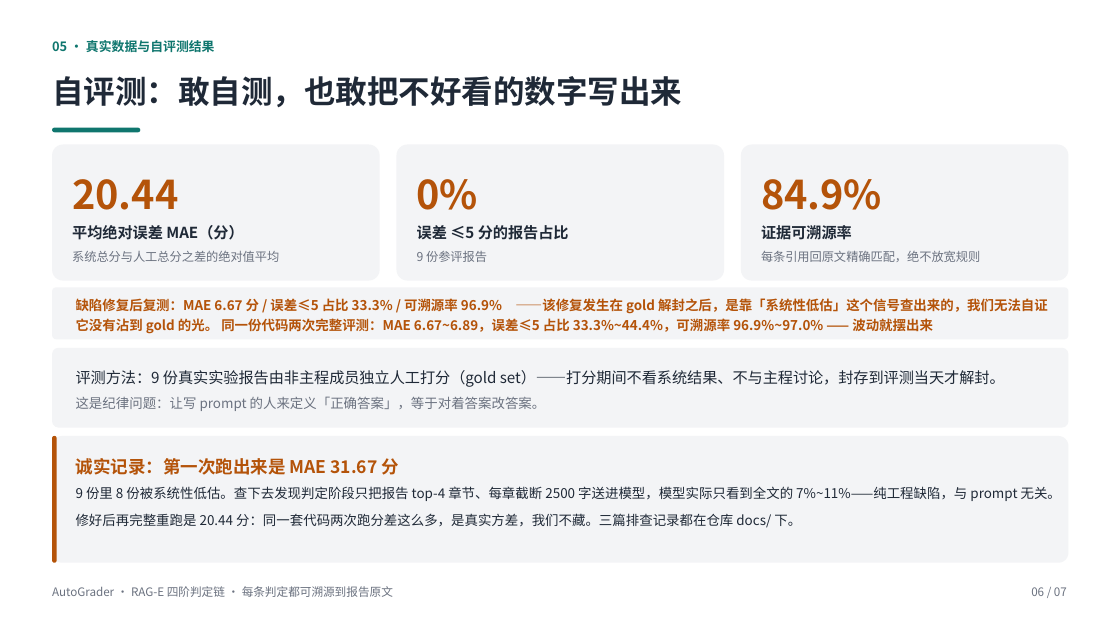
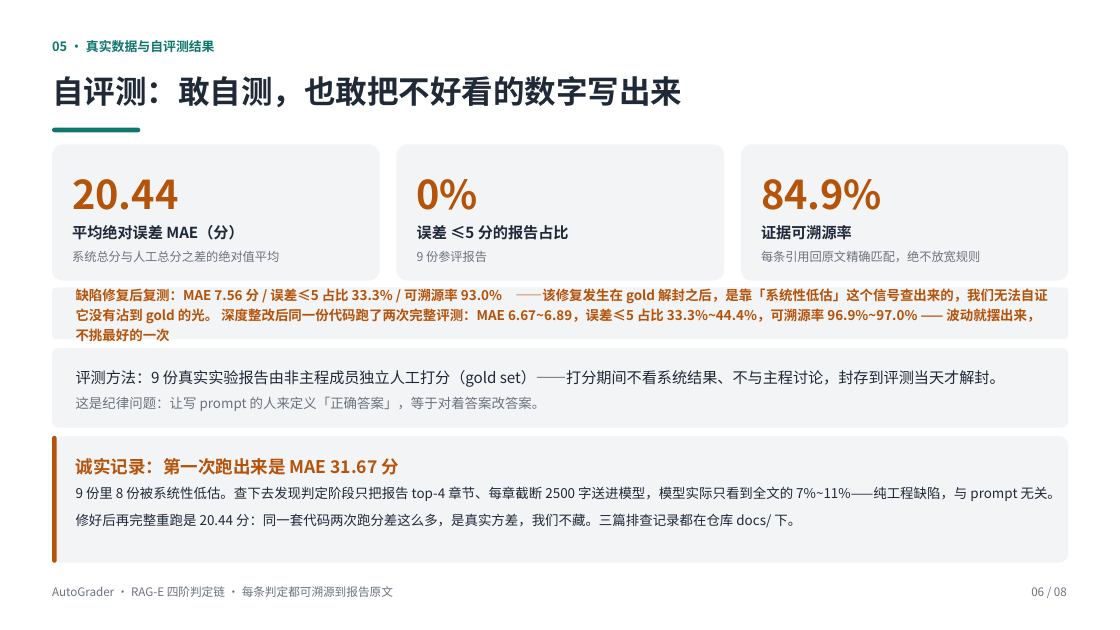
Before and after one commit to huangyuke914235/AutoGrader, a slide deck: slide 6 of AutoGrader-参赛答辩.pptx. Drawn at 1120x630 pixels with LibreOffice and Linux fonts; fonts in the diff are those of the drawing. Boxes give left, top, right and bottom in pixels: in the first picture for what was removed or moved away, otherwise in the second. Text is boxed around its words. In the diff, an @@ line names an element or a change of style, - is before the commit and + after.

```diff
--- a/AutoGrader-参赛答辩.pptx
+++ b/AutoGrader-参赛答辩.pptx
@@ text at (x1=76, y1=288, x2=1048, y2=341): text changed @@
-缺陷修复后复测：MAE 6.67 分 / 误差≤5 占比 33.3% / 可溯源率 96.9% ——该修复发生在 gold 解封之后，是靠「系统性低估」这个信号查出来的，我们无法自证它没有沾到 gold 的光。 同一份代码两次完整评测：MAE 6.67~6.89，误差≤5 占比 33.3%~44.4%，可溯源率 96.9%~97.0% —— 波动就摆出来
+缺陷修复后复测：MAE 7.56 分 / 误差≤5 占比 33.3% / 可溯源率 93.0% ——该修复发生在 gold 解封之后，是靠「系统性低估」这个信号查出来的，我们无法自证它没有沾到 gold 的光。 深度整改后同一份代码跑了两次完整评测：MAE 6.67~6.89，误差≤5 占比 33.3%~44.4%，可溯源率 96.9%~97.0% —— 波动就摆出来，不挑最好的一次
@@ text at (x1=1031, y1=587, x2=1067, y2=596): text changed @@
-06 / 07
+06 / 08
```
Also in this commit, not shown: 5 other slides changed, 1 slide added, 6 other files.
